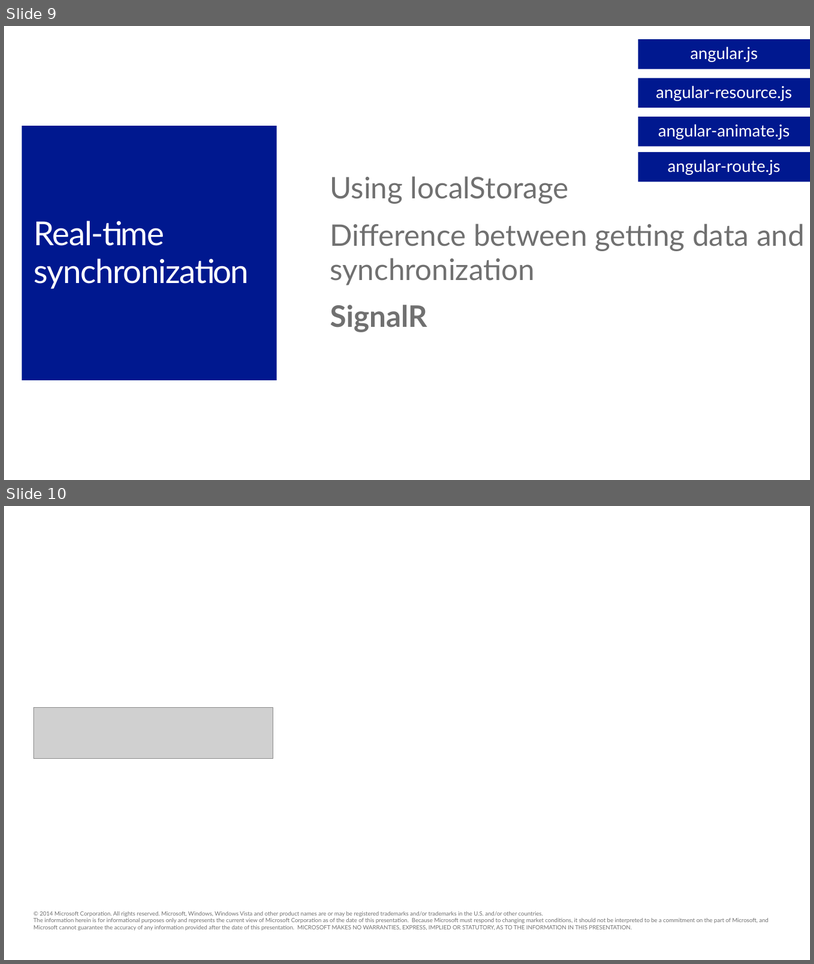
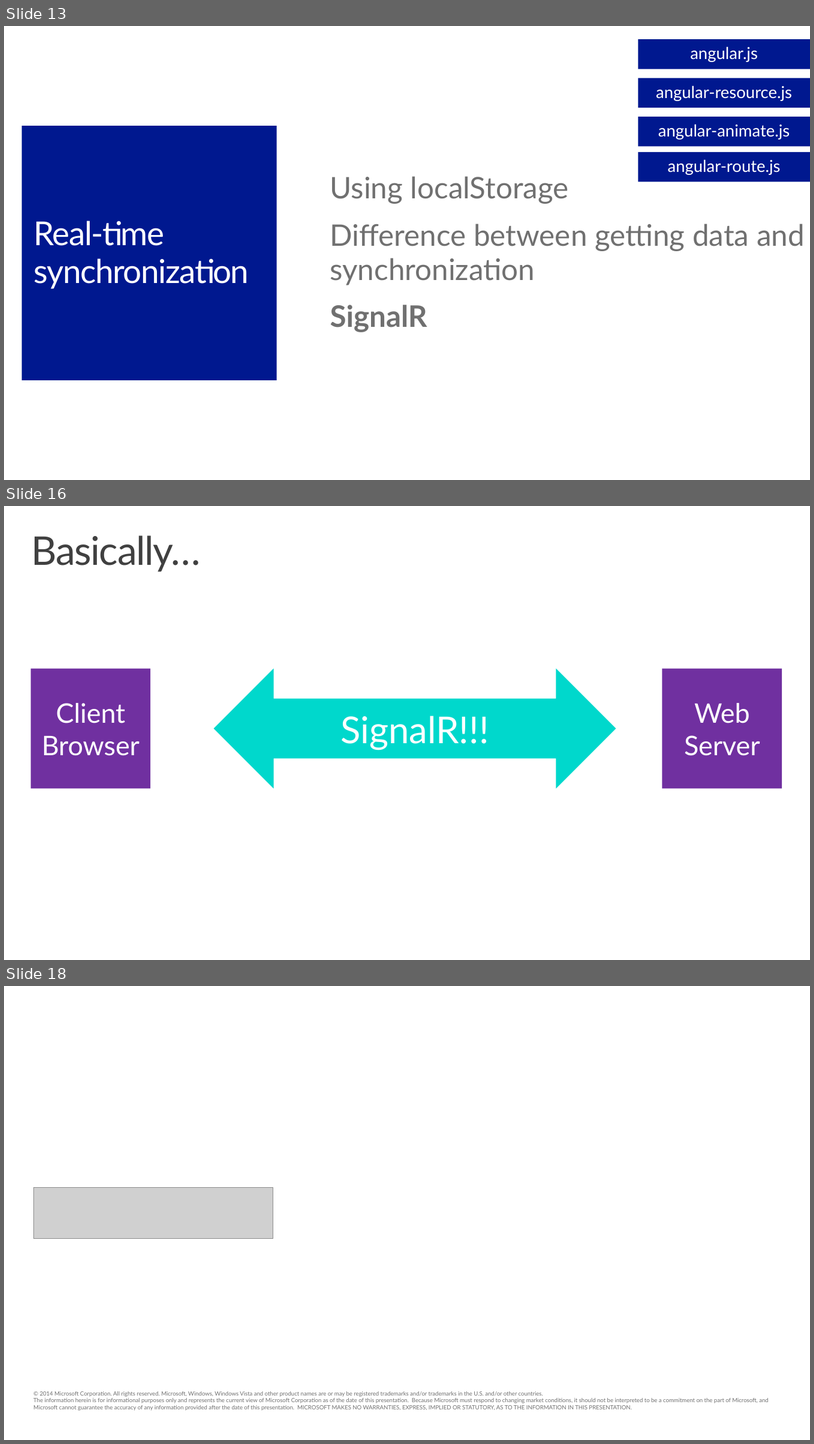
Before and after one commit to jongalloway/Angular-and-ASPNET-Build2014, a slide deck: AngularMTG/Slides/Building a Single Page Application with ASP.NET and Angular.js.pptx. Shown one above the other, each under a label of ours: slides 9 and 10 before the commit, slides 13, 16 and 18 after it; the slides between them are not shown. The pictures are 814x964 and 814x1444 pixels, drawn with LibreOffice and Linux fonts; fonts in the diff are those of the drawing; grey boxes stand for pictures; background and template pictures are left out. Boxes give left, top, right and bottom in pixels: in the first picture for what was removed or moved away, otherwise in the second. Text is boxed around its words. In the diff, an @@ line names an element or a change of style, - is before the commit and + after.

```diff
--- a/AngularMTG/Slides/Building a Single Page Application with ASP.NET and Angular.js.pptx
+++ b/AngularMTG/Slides/Building a Single Page Application with ASP.NET and Angular.js.pptx
@@ slide 16 added at (4,506,810,960), background #FFFFFF @@
@@ title added at (31,535,201,572), 48 pt, text #404040 @@
+Basically…
@@ rectangle added at (30,669,150,788), fill #7030A0, 32.6 pt, text #FFFFFF @@
+Client Browser
@@ left right arrow added at (214,669,617,788), fill #00D8CC, 44.9 pt, text #FFFFFF @@
+SignalR!!!
@@ rectangle added at (663,669,783,788), fill #7030A0, 32.6 pt, text #FFFFFF @@
+Web
+Server
@@ what was slide 9 is now slide 13 @@
@@ what was slide 10 is now slide 18 @@
```
Also in this commit, not shown: 7 other slides added.
